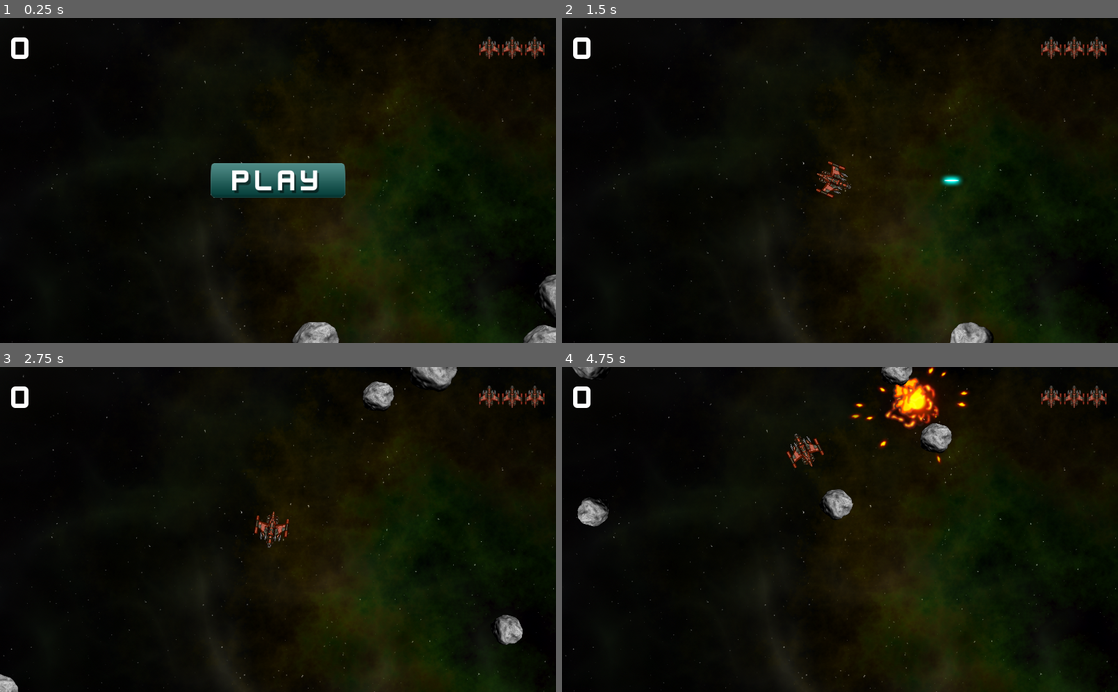
Above: before the commit, frames 1-4 (two rows, left to right).
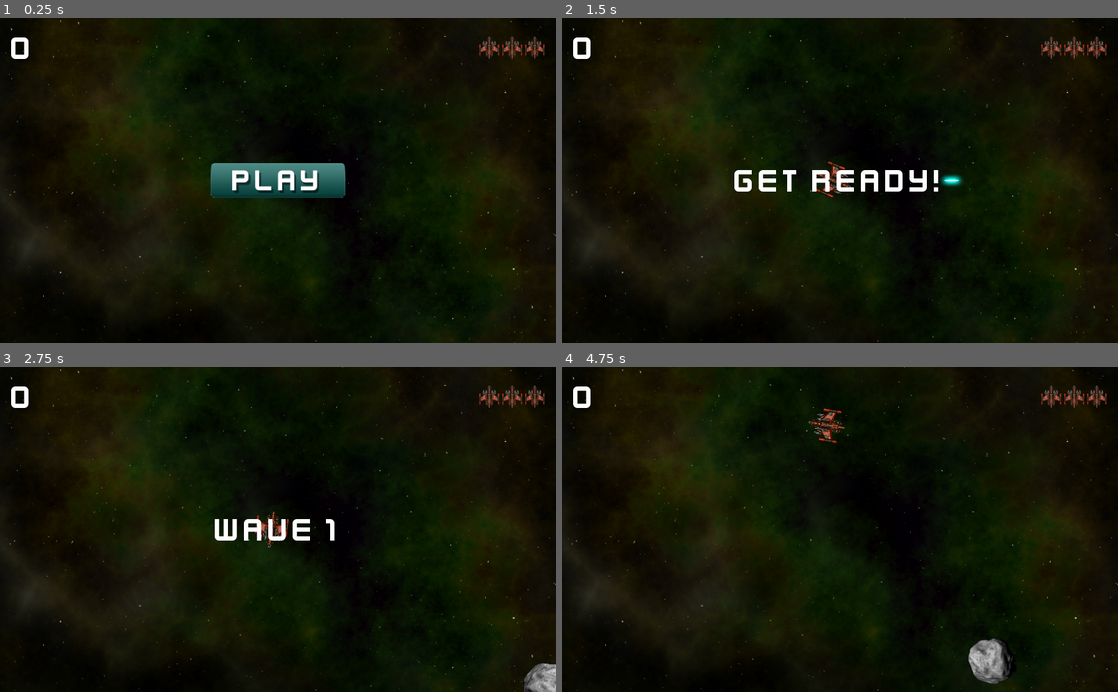
Above: after the commit, the same moments.

Repository: rafaeldelboni/godot-game-engine-projects-book
Game: Godot game, scene res://main/Main.tscn
Two runs of this game, one before a commit and one after it. Both use one fixed random seed, a clock stepped at 60 frames per second and the inputs below. Before the commit the project has no main scene; this scene is started directly in both runs.
Inputs (mouse positions are in pixels of both pictures, inside the frame that each line leads up to):
- Up to frame 1 (0.25 s): no input
- Up to frame 2 (1.5 s): click (840, 180) at 0.5 s; hold D (rotate_right) from 1.28 s (still down); hold Space (shoot) from 1.28 s (still down)
- Up to frame 3 (2.75 s): release D (rotate_right) at 2.03 s; release Space (shoot) at 2.03 s; hold A (rotate_left) from 2.03 s (still down); tap Space (shoot) at 2.1 s
- Up to frame 4 (4.75 s): release A (rotate_left) at 2.78 s; hold D (rotate_right) 2.78-3.53 s; hold Space (shoot) 2.78-3.53 s; hold W (thrust) 3.53-4.28 s; tap Space (shoot) at 3.6 s; hold A (rotate_left) from 4.28 s (still down); hold Space (shoot) from 4.28 s (still down)

The runs differ from the first frame. In frame 1, 15% of the frame differs, in the area x 0-100%, y 0-100%; in frame 2, 16%; in frame 3, 17%; in frame 4, 19%.

Commit message:
feat: Integrates UI, player life/collision system
And pause system, stopped at Enemies pg. 135

Diff:
--- a/space-rocks/bullet/Bullet.tscn
+++ b/space-rocks/bullet/Bullet.tscn
@@ -6,6 +6,7 @@
 [sub_resource type="CapsuleShape2D" id=1]
 
 [node name="Bullet" type="Area2D"]
+pause_mode = 1
 script = ExtResource( 2 )
 __meta__ = {
 "_edit_group_": true
--- a/space-rocks/main/Main.gd
+++ b/space-rocks/main/Main.gd
@@ -3,6 +3,32 @@
 export (PackedScene) var Rock
 
 var screensize = Vector2()
+
+var level = 0
+var score = 0
+var playing = false
+
+func new_level():
+  level += 1
+  $HUD.show_message("Wave %s" % level)
+  for _i in range(level):
+    spawn_rock(3)
+
+func new_game():
+  for rock in $Rocks.get_children():
+    rock.queue_free()
+  level = 0
+  score = 0
+  $HUD.update_score(score)
+  $Player.start()
+  $HUD.show_message("Get Ready!")
+  yield($HUD/MessageTimer, "timeout")
+  playing = true
+  new_level()
+
+func game_over():
+  playing = false
+  $HUD.game_over()
 
 func spawn_rock(size, pos=null, vel=null):
   if !pos:
@@ -16,14 +42,18 @@
   r.connect('exploded', self, '_on_Rock_exploded')
   $Rocks.add_child(r)
 
+func _process(_delta):
+  if playing and $Rocks.get_child_count() == 0:
+    new_level()
+
 func _ready():
   randomize()
   screensize = get_viewport().get_visible_rect().size
   $Player.screensize = screensize
-  for _i in range(3):
-    spawn_rock(3)
 
 func _on_Rock_exploded(size, radius, pos, vel):
+  score += size * 10
+  $HUD.update_score(score)
   if size <= 1:
     return
   for offset in [-1, 1]:
@@ -36,3 +66,15 @@
   var b = bullet.instance()
   b.start(pos, dir)
   add_child(b)
+
+func _input(event):
+  if event.is_action_pressed('pause'):
+    if not playing:
+      return
+    get_tree().paused = not get_tree().paused
+    if get_tree().paused:
+      $HUD/MessageLabel.text = "Paused"
+      $HUD/MessageLabel.show()
+    else:
+      $HUD/MessageLabel.text = ""
+      $HUD/MessageLabel.hide()
--- a/space-rocks/main/Main.tscn
+++ b/space-rocks/main/Main.tscn
@@ -12,12 +12,15 @@
 }
 
 [node name="Main" type="Node2D"]
+pause_mode = 2
 script = ExtResource( 2 )
 Rock = ExtResource( 4 )
 
 [node name="HUD" parent="." instance=ExtResource( 5 )]
+pause_mode = 1
 
 [node name="Background" type="Sprite" parent="."]
+position = Vector2( -424, -248 )
 texture = ExtResource( 1 )
 centered = false
 __meta__ = {
@@ -25,6 +28,7 @@
 }
 
 [node name="Player" parent="." instance=ExtResource( 3 )]
+pause_mode = 1
 position = Vector2( 500, 300 )
 
 [node name="RockPath" type="Path2D" parent="."]
@@ -36,4 +40,8 @@
 [node name="RockSpawn" type="PathFollow2D" parent="RockPath"]
 
 [node name="Rocks" type="Node2D" parent="."]
+pause_mode = 1
+[connection signal="start_game" from="HUD" to="." method="new_game"]
+[connection signal="dead" from="Player" to="." method="game_over"]
+[connection signal="lives_changed" from="Player" to="HUD" method="update_lives"]
 [connection signal="shoot" from="Player" to="." method="_on_Player_shoot"]
--- a/space-rocks/player/Player.gd
+++ b/space-rocks/player/Player.gd
@@ -1,6 +1,8 @@
 extends RigidBody2D
 
+signal dead
 signal shoot
+signal lives_changed
 
 export (PackedScene) var Bullet
 export (float) var fire_rate
@@ -8,6 +10,7 @@
 export (int) var engine_power
 export (int) var spin_power
 
+var body_inertia = 450
 var thrust = Vector2()
 var rotation_dir = 0
 
@@ -18,17 +21,39 @@
 
 var screensize = Vector2()
 
+var lives = 0 setget set_lives
+
+func set_lives(value):
+  lives = value
+  emit_signal("lives_changed", lives)
+
+func start():
+  change_state(ALIVE)
+  $Sprite.show()
+  self.lives = 3
+
 func change_state(new_state):
   match new_state:
     INIT:
-      $CollisionShape2D.disabled = true
+      print('init')
+      $CollisionShape2D.set_deferred("disabled", true)
+      $Sprite.modulate.a = 0.5
     ALIVE:
-      $CollisionShape2D.disabled = false
+      print('alive')
+      $CollisionShape2D.set_deferred("disabled", false)
+      $Sprite.modulate.a = 1.0
     INVULNERABLE:
-      $CollisionShape2D.disabled = true
+      print('invulnerable')
+      $CollisionShape2D.set_deferred("disabled", true)
+      $Sprite.modulate.a = 0.5
+      $InvulnerabilityTimer.start()
     DEAD:
-      $CollisionShape2D.disabled = true
-  state = new_state
+      print('dead')
+      $CollisionShape2D.set_deferred("disabled", true)
+      $Sprite.hide()
+      linear_velocity = Vector2()
+      emit_signal("dead")
+  self.set_deferred("state", new_state)
 
 func shoot():
   if state == INVULNERABLE:
@@ -53,25 +78,49 @@
 
 func _ready():
   screensize = get_viewport().get_visible_rect().size
-  change_state(ALIVE)
+  change_state(INIT)
   $GunTimer.wait_time = fire_rate
 
 func _process(_delta):
   get_input()
 
 func _integrate_forces(physics_state):
+  set_inertia(body_inertia)
   set_applied_force(thrust.rotated(rotation))
   set_applied_torque(spin_power * rotation_dir)
   var xform = physics_state.get_transform()
-  if xform.origin.x > screensize.x:
-    xform.origin.x = 0
-  if xform.origin.x < 0:
-    xform.origin.x = screensize.x
-  if xform.origin.y > screensize.y:
-    xform.origin.y = 0
-  if xform.origin.y < 0:
-    xform.origin.y = screensize.y
+  if state == INIT:
+    xform.origin.x = 500
+    xform.origin.y = 300
+  else:
+    if xform.origin.x > screensize.x:
+      xform.origin.x = 0
+    if xform.origin.x < 0:
+      xform.origin.x = screensize.x
+    if xform.origin.y > screensize.y:
+      xform.origin.y = 0
+    if xform.origin.y < 0:
+      xform.origin.y = screensize.y
   physics_state.set_transform(xform)
 
 func _on_GunTimer_timeout():
   can_shoot = true
+
+func _on_InvulnerabilityTimer_timeout():
+  change_state(ALIVE)
+
+func _on_AnimationPlayer_animation_finished(_anim_name):
+  $Explosion.hide()
+  if state == DEAD:
+    change_state(INIT)
+
+func _on_Player_body_entered(body):
+  if body.is_in_group('rocks'):
+    body.explode()
+    $Explosion.show()
+    $Explosion/AnimationPlayer.play("explosion")
+    self.lives -= 1
+    if lives <= 0:
+      change_state(DEAD)
+    else:
+      change_state(INVULNERABLE)
--- a/space-rocks/player/Player.tscn
+++ b/space-rocks/player/Player.tscn
@@ -1,13 +1,16 @@
-[gd_scene load_steps=5 format=2]
+[gd_scene load_steps=6 format=2]
 
 [ext_resource path="res://assets/player_ship.png" type="Texture" id=1]
 [ext_resource path="res://player/Player.gd" type="Script" id=2]
 [ext_resource path="res://bullet/Bullet.tscn" type="PackedScene" id=3]
+[ext_resource path="res://explosion/Explosion.tscn" type="PackedScene" id=4]
 
 [sub_resource type="CircleShape2D" id=1]
 
 [node name="Player" type="RigidBody2D"]
 position = Vector2( -3, 0 )
+contacts_reported = 1
+contact_monitor = true
 linear_damp = 1.0
 angular_damp = 5.0
 script = ExtResource( 2 )
@@ -34,4 +37,15 @@
 [node name="GunTimer" type="Timer" parent="."]
 one_shot = true
 autostart = true
+
+[node name="Explosion" parent="." instance=ExtResource( 4 )]
+
+[node name="InvulnerabilityTimer" type="Timer" parent="."]
+wait_time = 2.0
+one_shot = true
+[connection signal="body_entered" from="." to="." method="_on_Player_body_entered"]
 [connection signal="timeout" from="GunTimer" to="." method="_on_GunTimer_timeout"]
+[connection signal="animation_finished" from="Explosion/AnimationPlayer" to="." method="_on_AnimationPlayer_animation_finished"]
+[connection signal="timeout" from="InvulnerabilityTimer" to="." method="_on_InvulnerabilityTimer_timeout"]
+
+[editable path="Explosion"]
--- a/space-rocks/project.godot
+++ b/space-rocks/project.godot
@@ -16,6 +16,7 @@
 [application]
 
 config/name="space-rocks"
+run/main_scene="res://main/Main.tscn"
 config/icon="res://icon.png"
 
 [display]
@@ -51,6 +52,12 @@
 , Object(InputEventKey,"resource_local_to_scene":false,"resource_name":"","device":0,"alt":false,"shift":false,"control":false,"meta":false,"command":false,"pressed":false,"scancode":16777231,"unicode":0,"echo":false,"script":null)
  ]
 }
+pause={
+"deadzone": 0.5,
+"events": [ Object(InputEventKey,"resource_local_to_scene":false,"resource_name":"","device":0,"alt":false,"shift":false,"control":false,"meta":false,"command":false,"pressed":false,"scancode":80,"unicode":0,"echo":false,"script":null)
+, Object(InputEventKey,"resource_local_to_scene":false,"resource_name":"","device":0,"alt":false,"shift":false,"control":false,"meta":false,"command":false,"pressed":false,"scancode":16777217,"unicode":0,"echo":false,"script":null)
+ ]
+}
 
 [physics]
 
--- a/space-rocks/ui/HUD.gd
+++ b/space-rocks/ui/HUD.gd
@@ -12,7 +12,7 @@
   $MessageTimer.start()
 
 func update_score(value):
-  $MarginContainer/MarginContainer/HBoxContainer/ScoreLabel.text = str(value)
+  $MarginContainer/HBoxContainer/ScoreLabel.text = str(value)
 
 func update_lives(value):
   for item in range(3):
